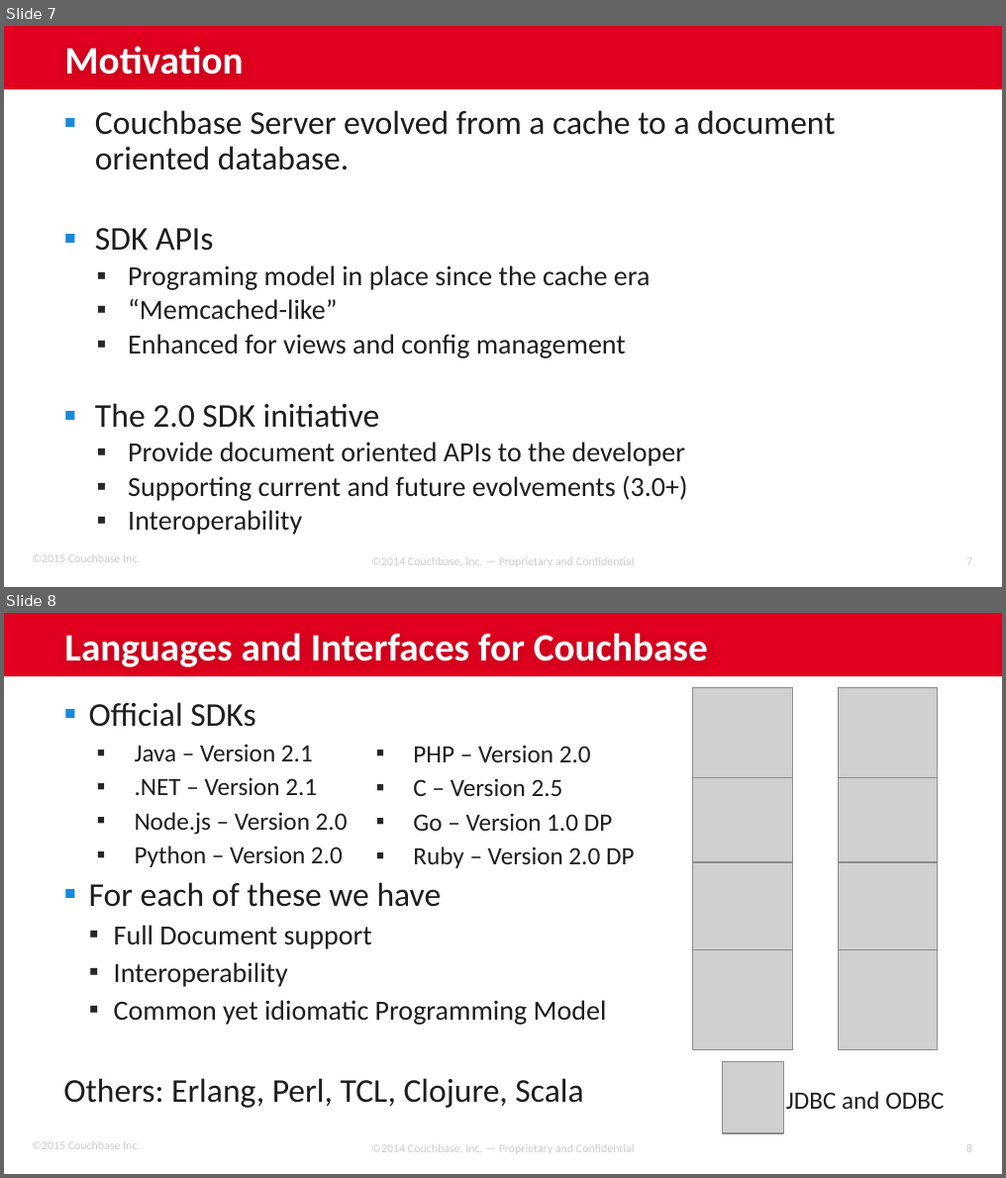
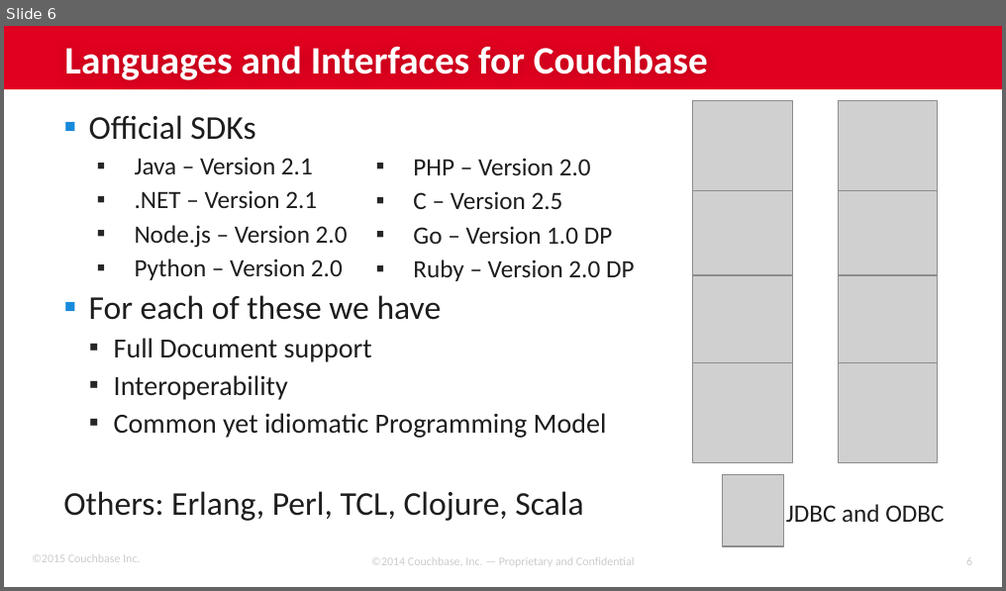
Before and after one commit to subalakr/workshop, a slide deck: server/presentations/Lec-02_Programming_Couchbase.pptx. Shown one above the other, each under a label of ours: slides 7 and 8 before the commit, slide 6 after it. The pictures are 1006x1178 and 1006x591 pixels, drawn with LibreOffice and Linux fonts; fonts in the diff are those of the drawing; grey boxes stand for pictures; background and template pictures are left out. Boxes give left, top, right and bottom in pixels: in the first picture for what was removed or moved away, otherwise in the second. Text is boxed around its words. In the diff, an @@ line names an element or a change of style, - is before the commit and + after.

```diff
--- a/server/presentations/Lec-02_Programming_Couchbase.pptx
+++ b/server/presentations/Lec-02_Programming_Couchbase.pptx
@@ slide 7 removed at <box>4,26,1002,587</box>, background #FFFFFF; not listed: 3 template elements that a slide beside it also shows @@
@@ title removed at <box>64,46,243,75</box> @@
-Motivation
@@ text removed at <box>95,110,835,535</box> @@
-▪ Couchbase Server evolved from a cache to a document oriented database.
-▪ SDK APIs
-  ▪ Programing model in place since the cache era
-  ▪ “Memcached-like”
-  ▪ Enhanced for views and config management
-▪ The 2.0 SDK initiative
-  ▪ Provide document oriented APIs to the developer
-  ▪ Supporting current and future evolvements (3.0+)
-  ▪ Interoperability
@@ text removed at <box>371,558,635,567</box> @@
-©2014 Couchbase, Inc. — Proprietary and Confidential
@@ what was slide 8 is now slide 6 @@
```
Also in this commit, not shown: 7 slides changed, 3 slides added, 3 other slides removed, 9 other files.
